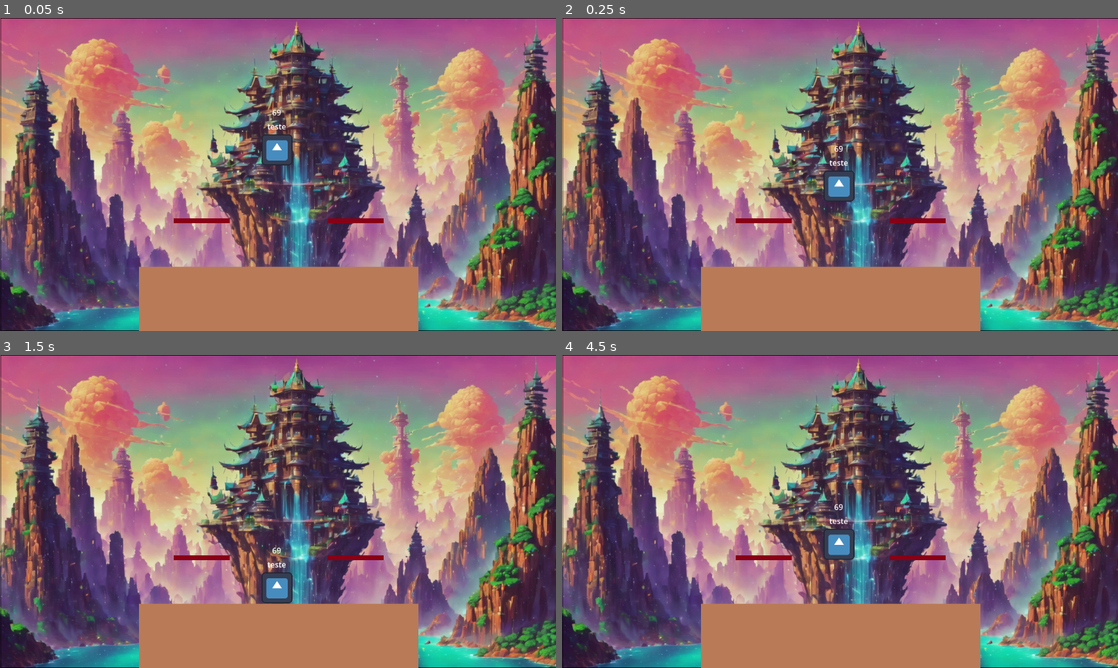
Above: before the commit, frames 1-4 (two rows, left to right).
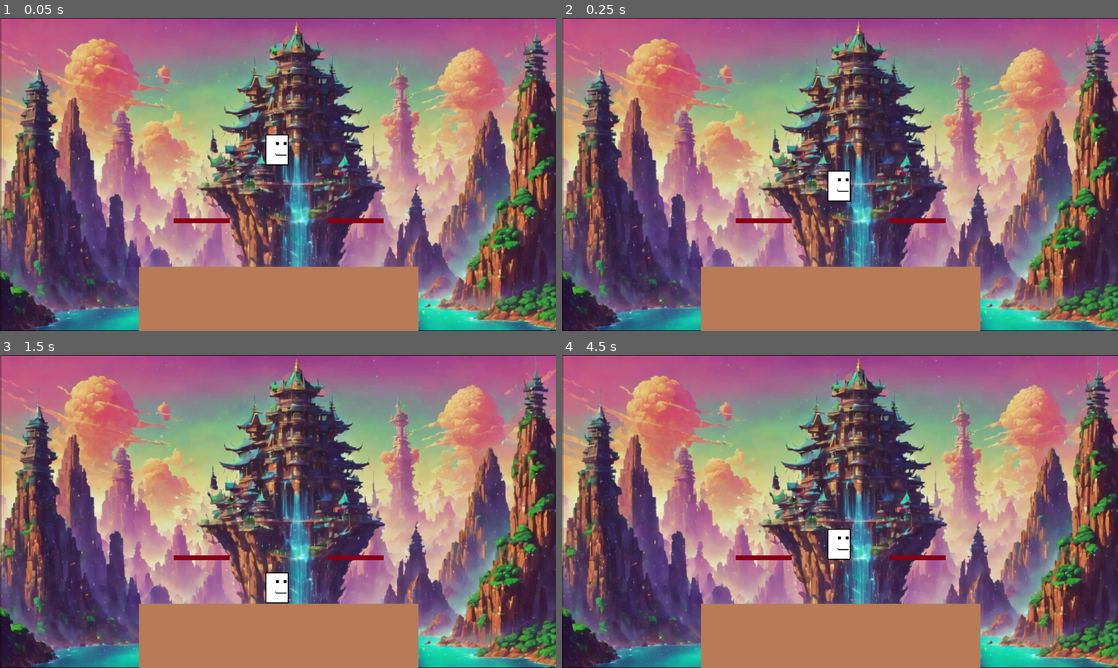
Above: after the commit, the same moments.

Repository: MatheuzH/ProjetoDevJogos
Game: Godot game, scene res://mapas/biplat/bi_plat.tscn
The game is run twice, just before and just after one commit, with the same random seed, the same clock (stepped at 60 frames per second) and the same inputs. This scene is started directly instead of the project's main scene. The engine's default icon, where the game draws it, is replaced by a stand-in: a white triangle on a blue panel in a dark square.
Inputs:
- Up to frame 1 (0.05 s): no input
- Up to frame 2 (0.25 s): no input
- Up to frame 3 (1.5 s): tap Enter at 1.25 s
- Up to frame 4 (4.5 s): tap Space at 2, 4.25 s; tap Enter at 3.5 s

The runs differ from the first frame. In frame 1, 0.5% of the frame differs, in the area x 47-53%, y 29-48%; in frame 2, 0.5%; in frame 3, 0.6%, in the area x 47-53%, y 61-80%; in frame 4, 0.5%.

Commit message:
adicionado sprites para animação do personagem teste

Diff:
--- a/Personagens/PersonagemTeste/PersonagemTeste.gd
+++ b/Personagens/PersonagemTeste/PersonagemTeste.gd
@@ -46,7 +46,7 @@
 		dir = -1
 	else:
 		dir = 1
-	$Sprite.set_flip_h(direction)
+	$AnimatedSprite2D.set_flip_h(direction)
 
 func Frame():
 	frame = 0
@@ -54,7 +54,7 @@
 
 
 func _physics_process(delta: float) -> void:
-	#$Frames.text = str(frame) #mostra quantos frames passaram desde a ultima troca de estado
+	$Frames.text = str(frame) #mostra quantos frames passaram desde a ultima troca de estado
 	pass
 
 func set_all_collision_mask_value(layer:int, value:bool):
--- a/Personagens/PersonagemTeste/StateMachinteTeste.gd
+++ b/Personagens/PersonagemTeste/StateMachinteTeste.gd
@@ -21,7 +21,7 @@
 	parent._physics_process(delta)
 
 func get_transition(delta):
-	#parent.states.text = states.find_key(state) #mostra estado atual do personagem
+	parent.states.text = states.find_key(state) #mostra estado atual do personagem
 
 	if parent.position.y > 500:  #impede o personagem de sumir se cair
 		parent.position.y = -500
@@ -87,10 +87,12 @@
 		states.DASH: #boost inicial de velocidade
 			if Input.is_action_just_pressed("left_%s" % id):
 				if parent.velocity.x > 0:
+					parent.turn(true)
 					parent.Frame()
 				parent.velocity.x = -parent.DASHSPEED
 			elif Input.is_action_just_pressed("right_%s" % id):
 				if parent.velocity.x < 0:
+					parent.turn(false)
 					parent.Frame()
 				parent.velocity.x = parent.DASHSPEED
 			else:
@@ -135,7 +137,7 @@
 				if Input.is_action_just_pressed("right_%s" % id):
 					parent.velocity.x = parent.DASHSPEED
 					parent.Frame()
-					parent.turn(true)
+					parent.turn(false)
 					return states.DASH
 
 			if not Input.is_action_pressed("right_%s" % id) and not Input.is_action_pressed("left_%s" % id):
--- a/Personagens/PersonagemTeste/personagem_teste.tscn
+++ b/Personagens/PersonagemTeste/personagem_teste.tscn
@@ -1,11 +1,69 @@
-[gd_scene load_steps=5 format=3 uid="uid://ci4alm8i3yvom"]
+[gd_scene load_steps=13 format=3 uid="uid://ci4alm8i3yvom"]
 
 [ext_resource type="Script" path="res://Personagens/PersonagemTeste/PersonagemTeste.gd" id="1_twqo1"]
 [ext_resource type="Script" path="res://Personagens/PersonagemTeste/StateMachinteTeste.gd" id="2_6di3y"]
-[ext_resource type="Texture2D" uid="uid://cm6n36enjqj2w" path="res://icon.svg" id="2_p36k1"]
+[ext_resource type="Texture2D" uid="uid://bnv7871y7w2jk" path="res://Personagens/PersonagemTeste/sprites/idle_strip5.png" id="3_svg1r"]
 
 [sub_resource type="RectangleShape2D" id="RectangleShape2D_cbsq6"]
-size = Vector2(64, 64)
+size = Vector2(48, 64)
+
+[sub_resource type="AtlasTexture" id="AtlasTexture_vp46p"]
+atlas = ExtResource("3_svg1r")
+region = Rect2(0, 0, 64, 64)
+
+[sub_resource type="AtlasTexture" id="AtlasTexture_c2m2a"]
+atlas = ExtResource("3_svg1r")
+region = Rect2(64, 0, 64, 64)
+
+[sub_resource type="AtlasTexture" id="AtlasTexture_b4wlp"]
+atlas = ExtResource("3_svg1r")
+region = Rect2(128, 0, 64, 64)
+
+[sub_resource type="AtlasTexture" id="AtlasTexture_30lu2"]
+atlas = ExtResource("3_svg1r")
+region = Rect2(192, 0, 64, 64)
+
+[sub_resource type="AtlasTexture" id="AtlasTexture_7i44e"]
+atlas = ExtResource("3_svg1r")
+region = Rect2(256, 0, 64, 64)
+
+[sub_resource type="SpriteFrames" id="SpriteFrames_dr34b"]
+animations = [{
+"frames": [],
+"loop": true,
+"name": &"new_animation",
+"speed": 5.0
+}, {
+"frames": [{
+"duration": 1.0,
+"texture": SubResource("AtlasTexture_vp46p")
+}, {
+"duration": 1.0,
+"texture": SubResource("AtlasTexture_c2m2a")
+}, {
+"duration": 1.0,
+"texture": SubResource("AtlasTexture_b4wlp")
+}, {
+"duration": 1.0,
+"texture": SubResource("AtlasTexture_30lu2")
+}, {
+"duration": 1.0,
+"texture": SubResource("AtlasTexture_7i44e")
+}],
+"loop": true,
+"name": &"stand",
+"speed": 5.0
+}]
+
+[sub_resource type="Animation" id="Animation_gi5yi"]
+resource_name = "stand"
+loop_mode = 1
+step = 0.0166667
+
+[sub_resource type="AnimationLibrary" id="AnimationLibrary_5625y"]
+_data = {
+"stand": SubResource("Animation_gi5yi")
+}
 
 [node name="PersonagemTeste" type="Node2D"]
 
@@ -20,11 +78,17 @@
 [node name="CollisionShape2D" type="CollisionShape2D" parent="CharacterBody2D"]
 shape = SubResource("RectangleShape2D_cbsq6")
 
-[node name="Sprite" type="Sprite2D" parent="CharacterBody2D"]
-scale = Vector2(0.5, 0.5)
-texture = ExtResource("2_p36k1")
+[node name="AnimatedSprite2D" type="AnimatedSprite2D" parent="CharacterBody2D"]
+sprite_frames = SubResource("SpriteFrames_dr34b")
+animation = &"stand"
+
+[node name="AnimationPlayer" type="AnimationPlayer" parent="CharacterBody2D/AnimatedSprite2D"]
+libraries = {
+"": SubResource("AnimationLibrary_5625y")
+}
 
 [node name="Frames" type="Label" parent="CharacterBody2D"]
+visible = false
 offset_left = -20.0
 offset_top = -89.0
 offset_right = 20.0
@@ -35,6 +99,7 @@
 vertical_alignment = 1
 
 [node name="State" type="Label" parent="CharacterBody2D"]
+visible = false
 offset_left = -32.0
 offset_top = -60.0
 offset_right = 32.0
@@ -44,12 +109,12 @@
 vertical_alignment = 1
 
 [node name="Chao_L" type="RayCast2D" parent="CharacterBody2D"]
-position = Vector2(-32, 22)
+position = Vector2(-24, 22)
 target_position = Vector2(0, 11)
 collision_mask = 7
 
 [node name="Chao_R" type="RayCast2D" parent="CharacterBody2D"]
-position = Vector2(32, 22)
+position = Vector2(24, 22)
 target_position = Vector2(0, 11)
 collision_mask = 7
 
Binary file added: Personagens/PersonagemTeste/sprites/airdodge_strip6.png
Not shown, added: Personagens/PersonagemTeste/sprites/airdodge_strip6.png.import
Binary file added: Personagens/PersonagemTeste/sprites/bair_hurt_strip7.png
Not shown, added: Personagens/PersonagemTeste/sprites/bair_hurt_strip7.png.import
Binary file added: Personagens/PersonagemTeste/sprites/bair_strip7.png
Not shown, added: Personagens/PersonagemTeste/sprites/bair_strip7.png.import
Binary file added: Personagens/PersonagemTeste/sprites/crouch_strip3.png
Not shown, added: Personagens/PersonagemTeste/sprites/crouch_strip3.png.import
Binary file added: Personagens/PersonagemTeste/sprites/dair_hurt_strip5.png
Not shown, added: Personagens/PersonagemTeste/sprites/dair_hurt_strip5.png.import
Binary file added: Personagens/PersonagemTeste/sprites/dair_strip5.png
Not shown, added: Personagens/PersonagemTeste/sprites/dair_strip5.png.import
(and 106 more such lines)
